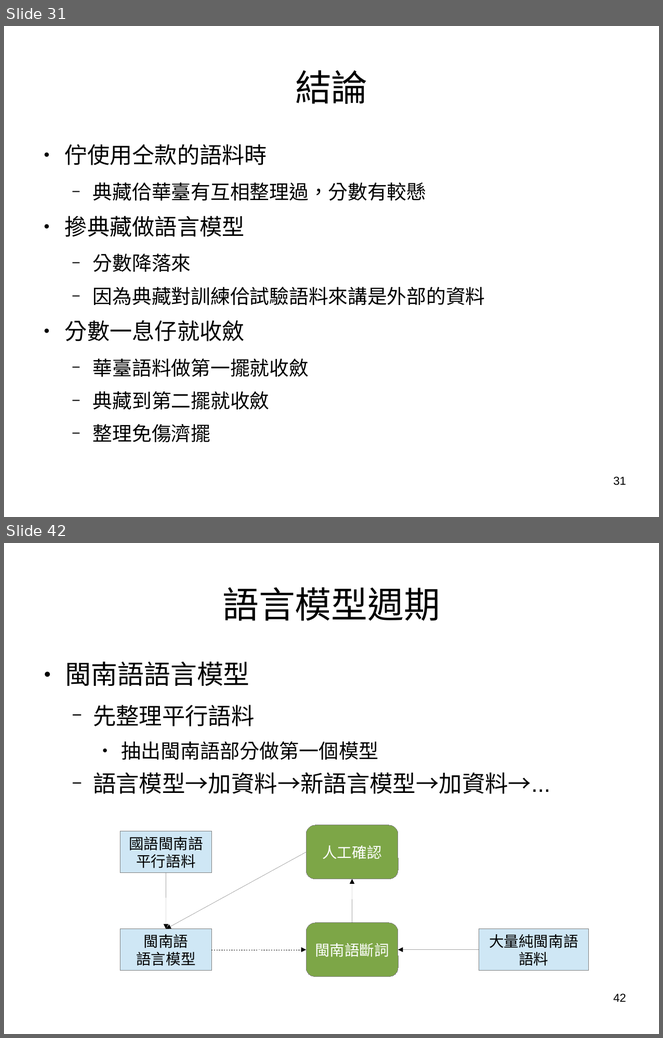
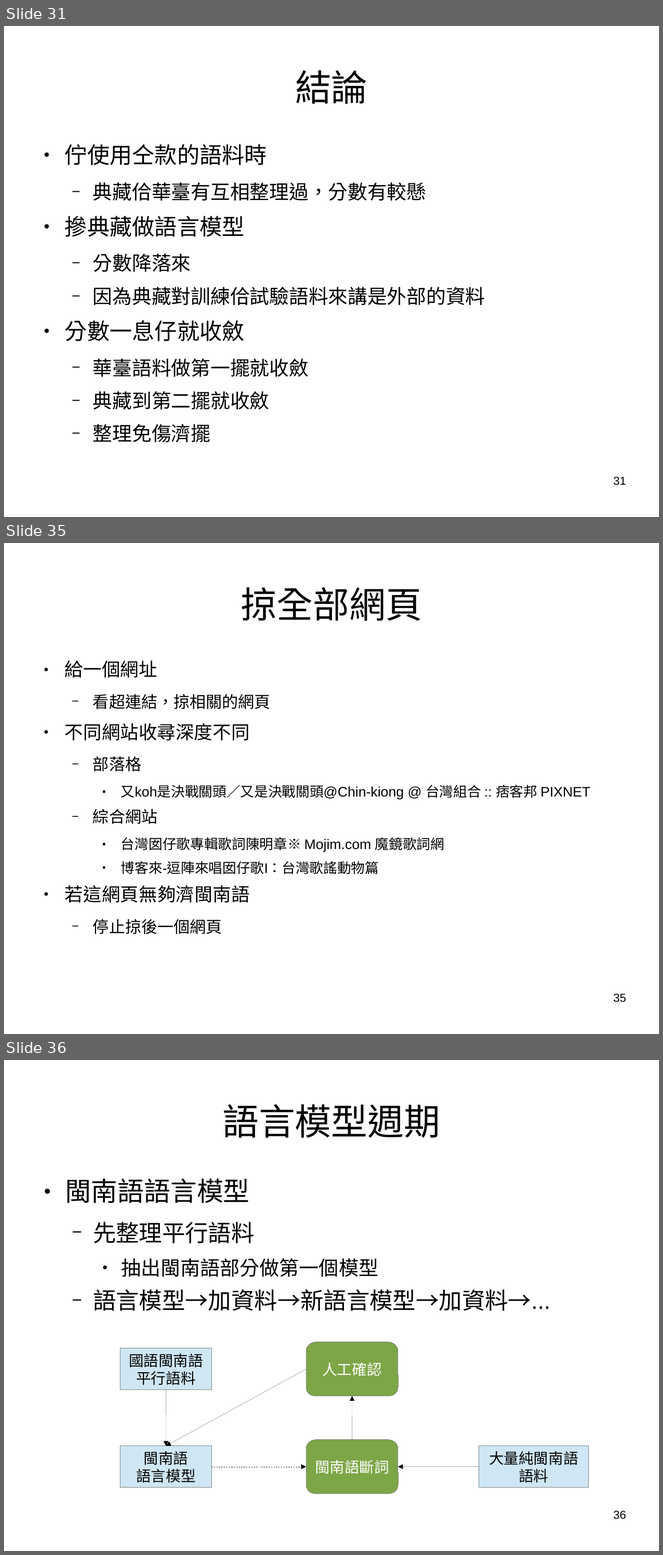
Before and after one commit to sih4sing5hong5/po3-ko3_tau5-iann2-phinn3, a slide deck: 翻譯報告.odp. Shown one above the other, each under a label of ours: slides 31 and 42 before the commit, slides 31, 35 and 36 after it; the slides between them are not shown. The pictures are 663x1038 and 663x1555 pixels, drawn with LibreOffice and Linux fonts; fonts in the diff are those of the drawing. Boxes give left, top, right and bottom in pixels: in the first picture for what was removed or moved away, otherwise in the second. Text is boxed around its words. In the diff, an @@ line names an element or a change of style, - is before the commit and + after.

```diff
--- a/翻譯報告.odp
+++ b/翻譯報告.odp
@@ slide 35 added at (4, 543, 659, 1034), background #FFFFFF @@
@@ title added at (241, 587, 422, 621), 44 pt, text #000000 @@
+掠全部網頁
@@ text added at (65, 661, 591, 935), 16.8 pt, text #000000 @@
+● 給一個網址
+  − 看超連結，掠相關的網頁
+● 不同網站收尋深度不同
+  − 部落格
+    ● 又koh是決戰關頭／又是決戰關頭@Chin-kiong @ 台灣組合 :: 痞客邦 PIXNET
+  − 綜合網站
+    ● 台灣囡仔歌專輯歌詞陳明章※ Mojim.com 魔鏡歌詞網
+    ● 博客來-逗陣來唱囡仔歌I：台灣歌謠動物篇
+● 若這網頁無夠濟閩南語
+  − 停止掠後一個網頁
@@ page number added at (613, 994, 626, 1003), 14 pt, text #000000 @@
+35
@@ what was slide 42 is now slide 36 @@
@@ page number at (613, 1511, 626, 1520): text changed @@
-42
+36
```
Also in this commit, not shown: 6 slides changed, 2 other slides added.
